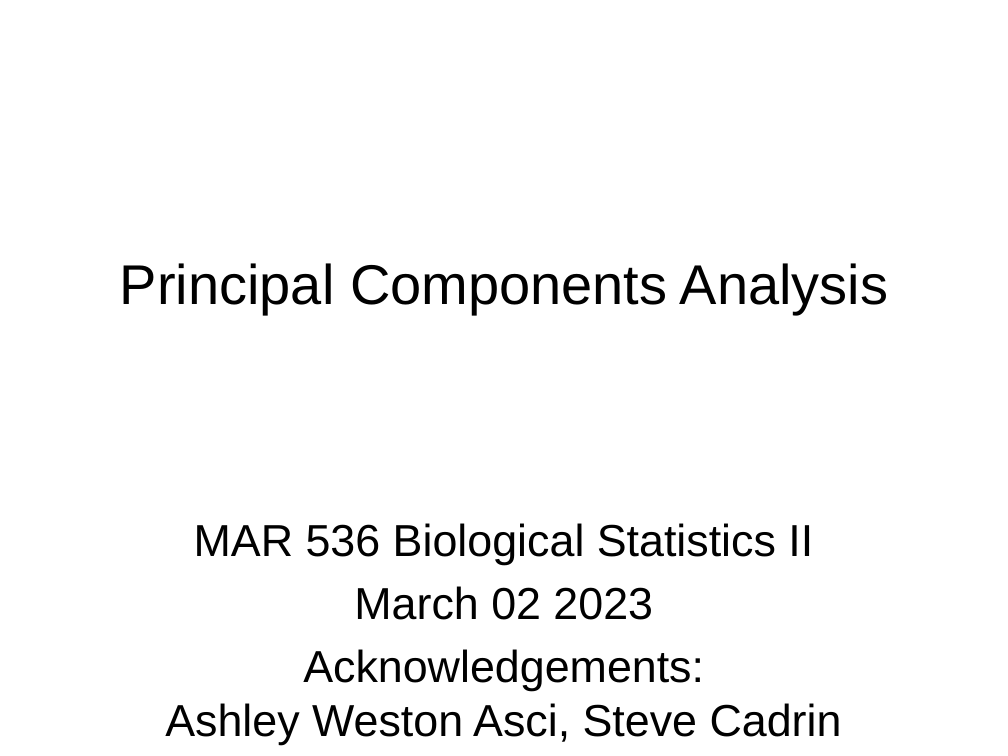
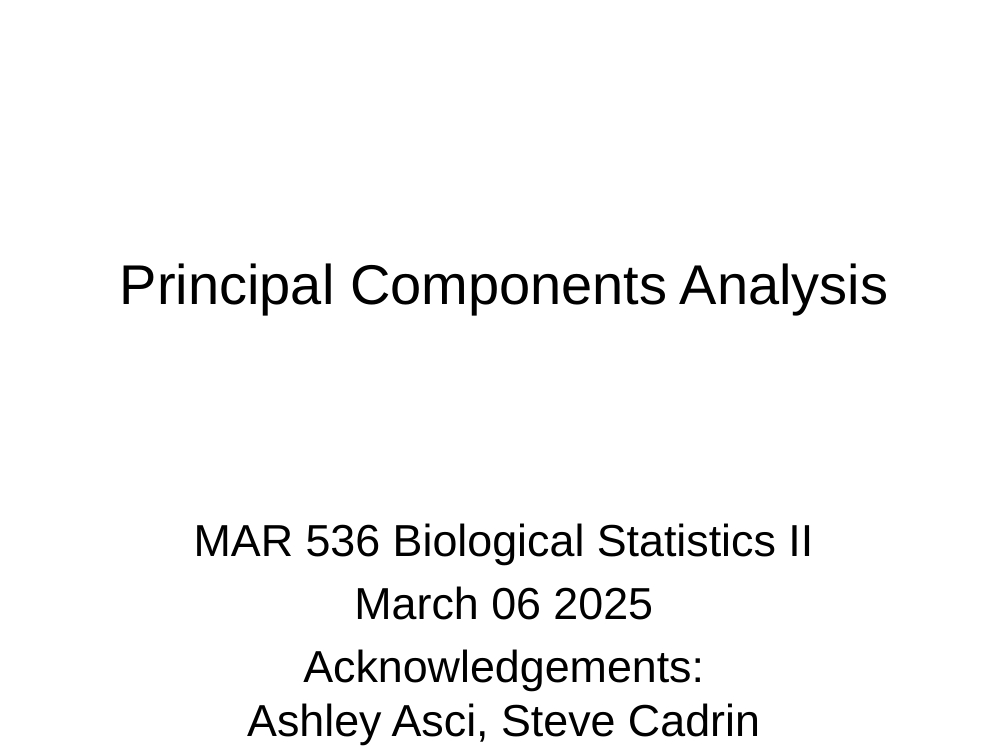
Before and after one commit to gavinfay/mar536-biolstats2-s25, a slide deck: slide 1 of docs/lectures/lec-12.pptx. Drawn at 1008x756 pixels with LibreOffice and Linux fonts; fonts in the diff are those of the drawing. Boxes give left, top, right and bottom in pixels: in the first picture for what was removed or moved away, otherwise in the second. Text is boxed around its words. In the diff, an @@ line names an element or a change of style, - is before the commit and + after.

Commit message:
revises PCA lecture

```diff
--- a/docs/lectures/lec-12.pptx
+++ b/docs/lectures/lec-12.pptx
@@ subtitle at box(247, 586, 760, 745): text changed @@
-March 02 2023
-Acknowledgements:
-Ashley Weston Asci, Steve Cadrin
+March 06 2025
+Acknowledgements:
+Ashley Asci, Steve Cadrin
```
